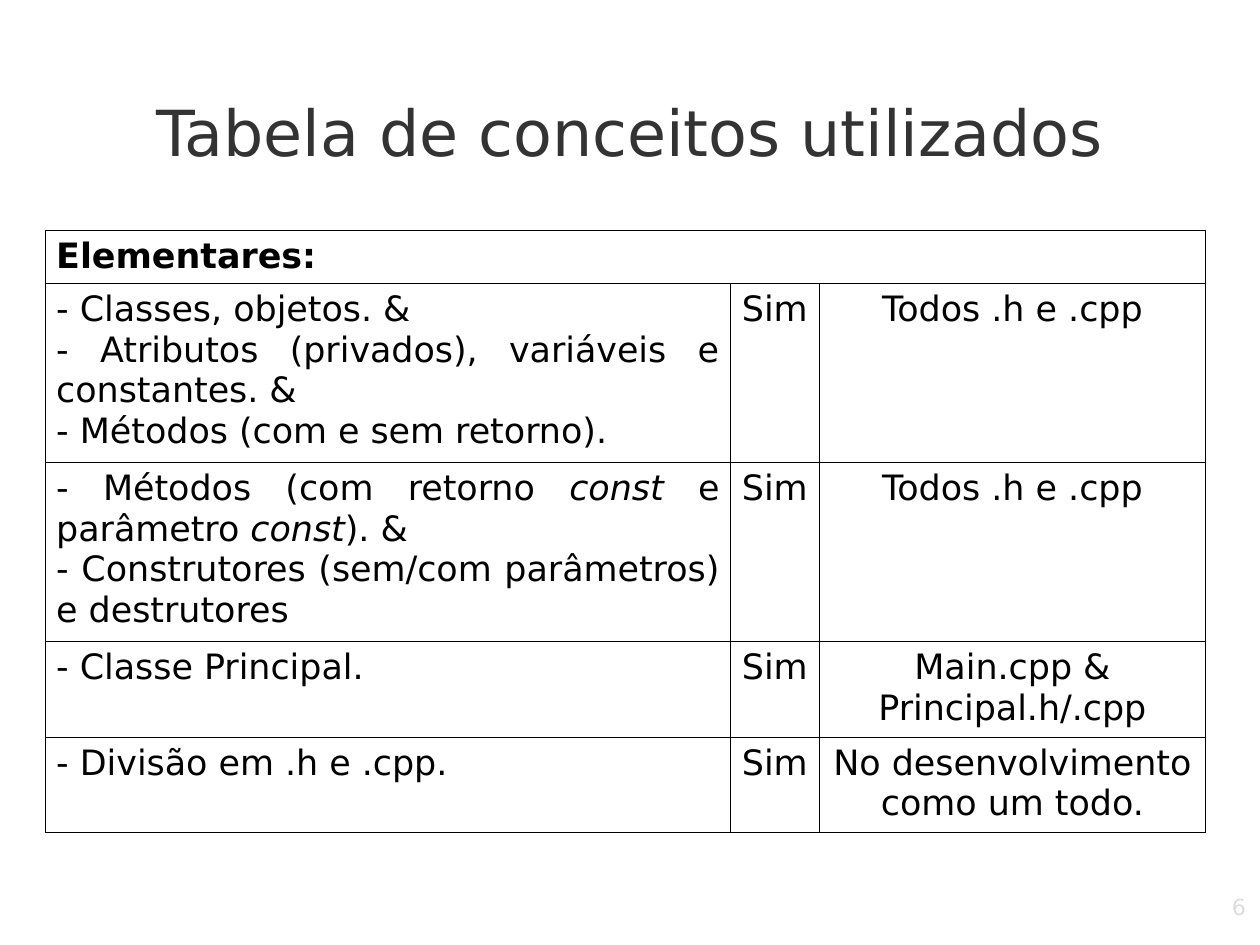
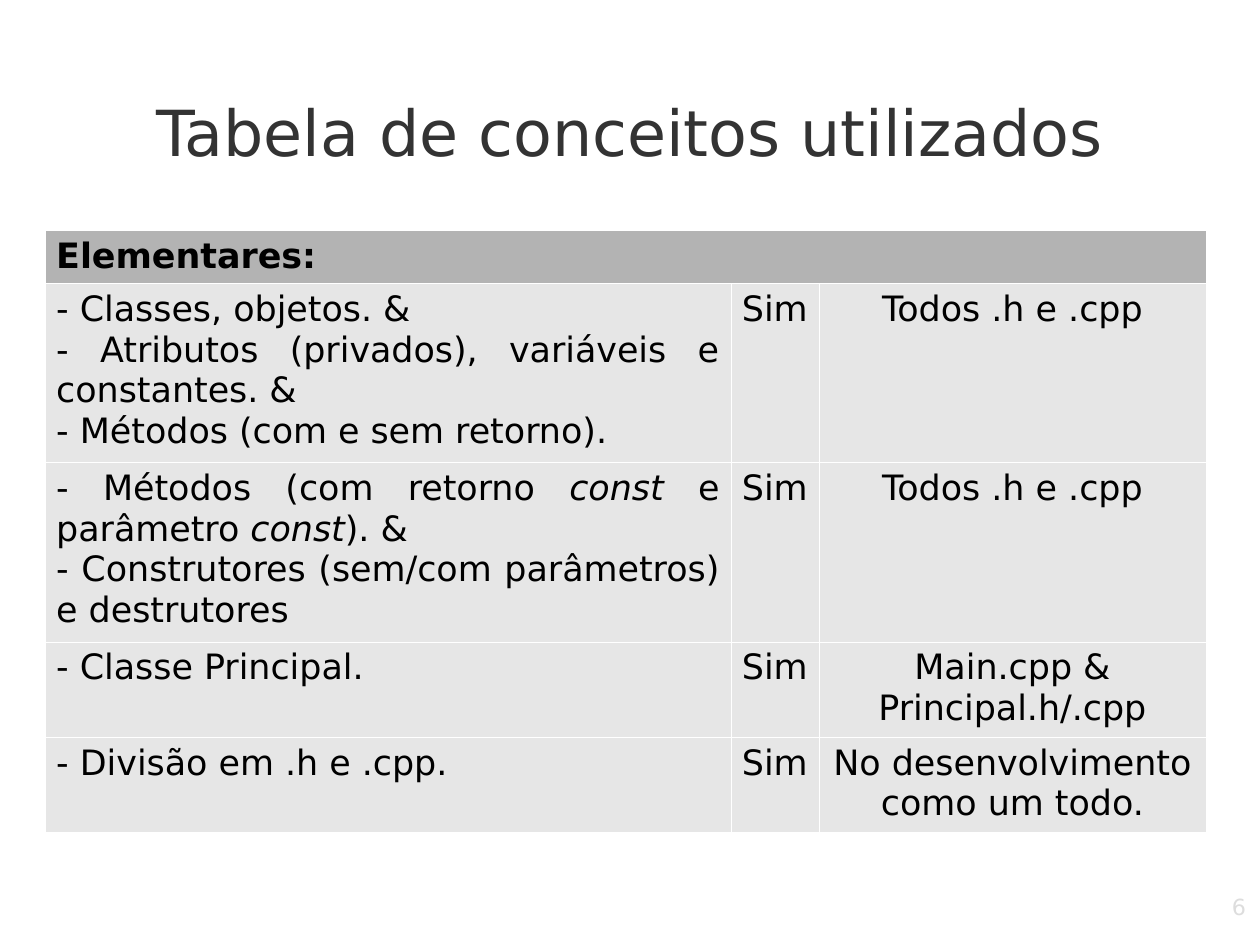
Before and after one commit to LucasEBSkora/jogo-tecnicas, a slide deck: slide 6 of Documents/Apresentação_Slides.odp. Drawn at 1260x945 pixels with LibreOffice and Linux fonts; fonts in the diff are those of the drawing; background and template pictures are left out. Boxes give left, top, right and bottom in pixels: in the first picture for what was removed or moved away, otherwise in the second. Text is boxed around its words. In the diff, an @@ line names an element or a change of style, - is before the commit and + after.

```diff
--- a/Documents/Apresentação_Slides.odp
+++ b/Documents/Apresentação_Slides.odp
@@ table at box(45, 230, 1206, 820) @@
@@ fill none to #B3B3B3 in row 1, column 1 @@
@@ fill none to #E6E6E6 in 12 cells @@
@@ borders changed @@
```
Also in this commit, not shown: 10 other slides changed, 1 slide added, 1 other file.
